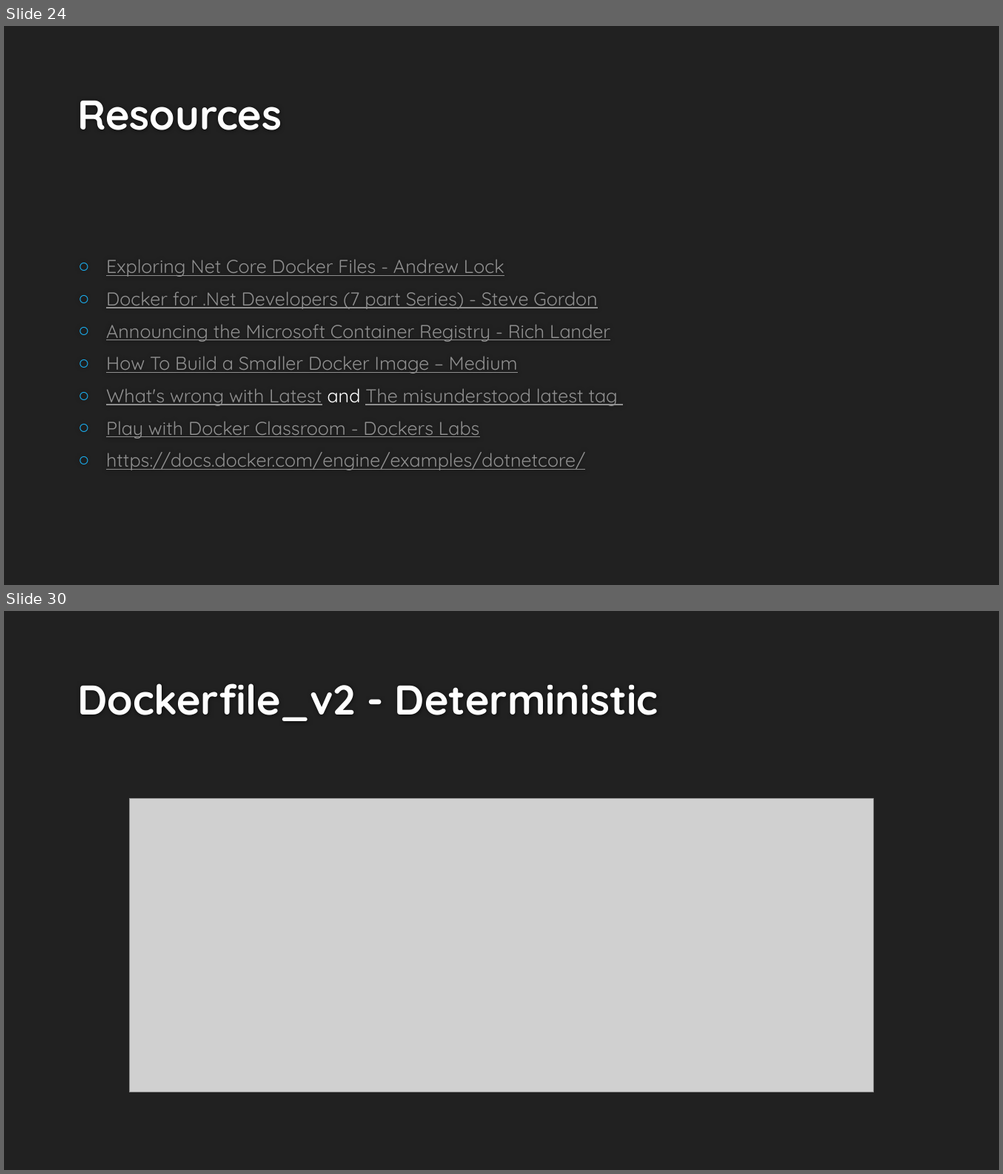
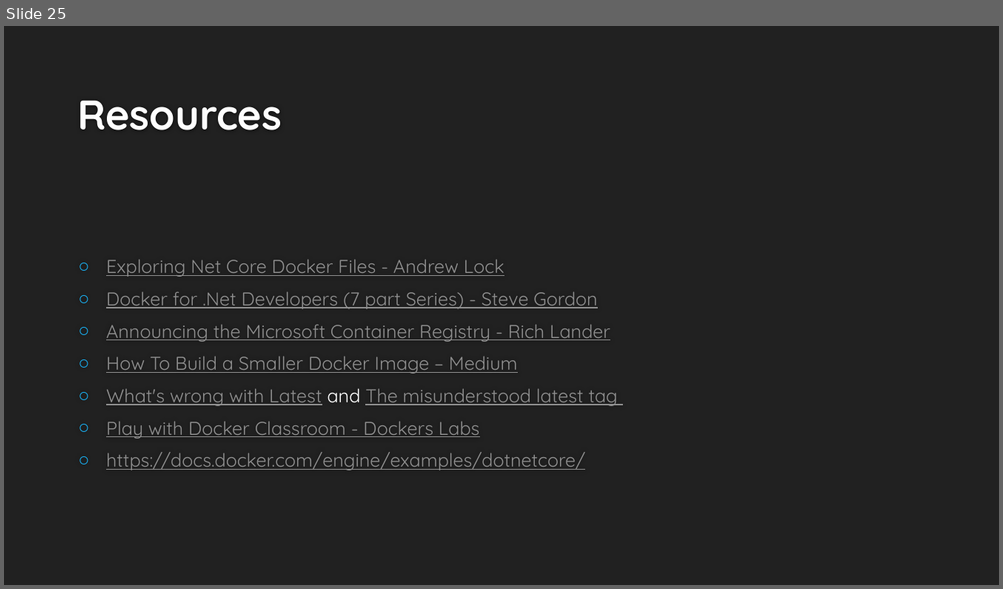
Before and after one commit to dcook-net/DockerisingDotNetAppsTalk, a slide deck: Dockerising .Net Applications v2.pptx. Shown one above the other, each under a label of ours: slides 24 and 30 before the commit, slide 25 after it; the slides between them are not shown. The pictures are 1003x1174 and 1003x589 pixels, drawn with LibreOffice and Linux fonts; fonts in the diff are those of the drawing; grey boxes stand for pictures; background and template pictures are left out. Boxes give left, top, right and bottom in pixels: in the first picture for what was removed or moved away, otherwise in the second. Text is boxed around its words. In the diff, an @@ line names an element or a change of style, - is before the commit and + after.

```diff
--- a/Dockerising .Net Applications v2.pptx
+++ b/Dockerising .Net Applications v2.pptx
@@ slide 30 removed at [4, 611, 999, 1170], background #212121 @@
@@ title removed at [77, 684, 657, 721] @@
-Dockerfile_v2 - Deterministic
@@ picture removed at [129, 799, 874, 1093] @@
@@ what was slide 24 is now slide 25 @@
```
Also in this commit, not shown: 3 slides changed, 1 slide added, 8 other slides removed, 1 other file.
